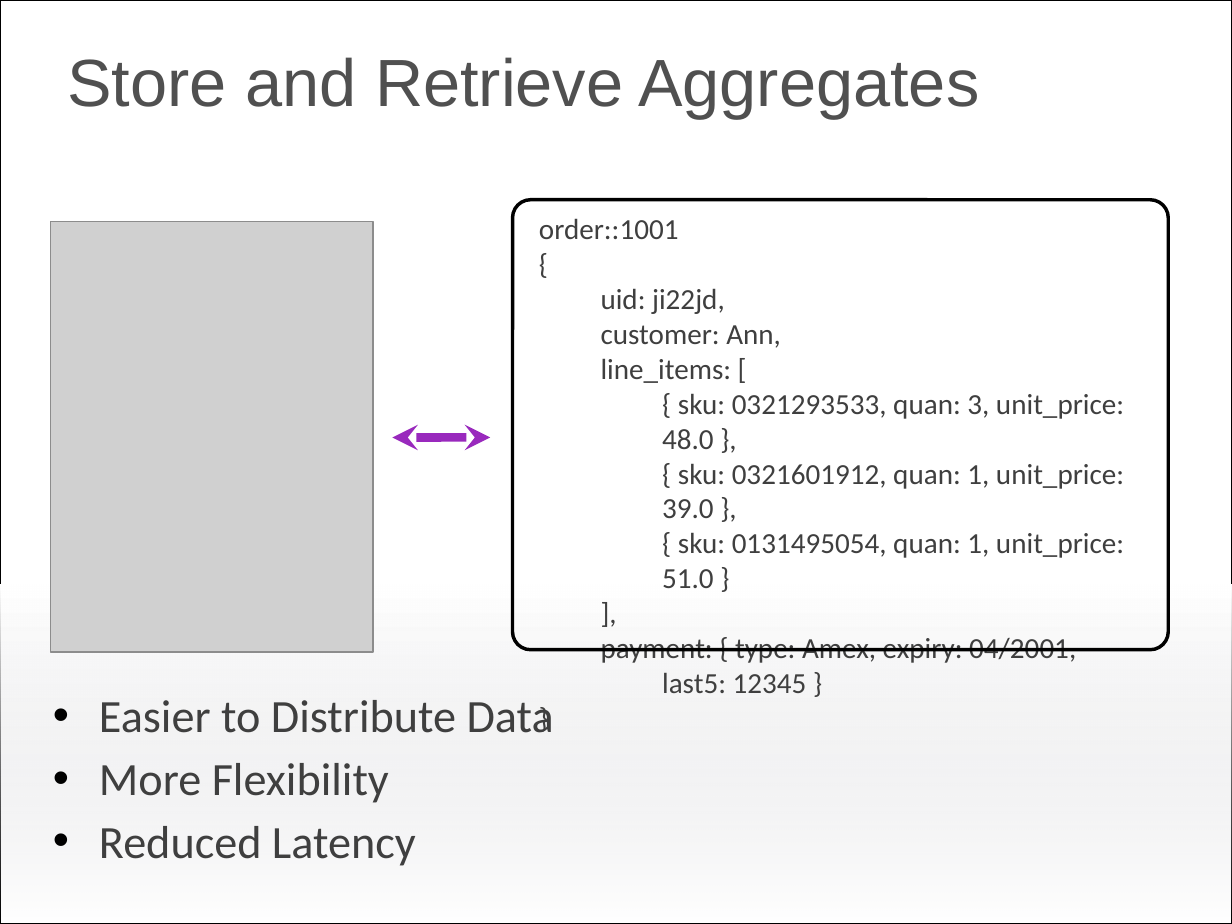
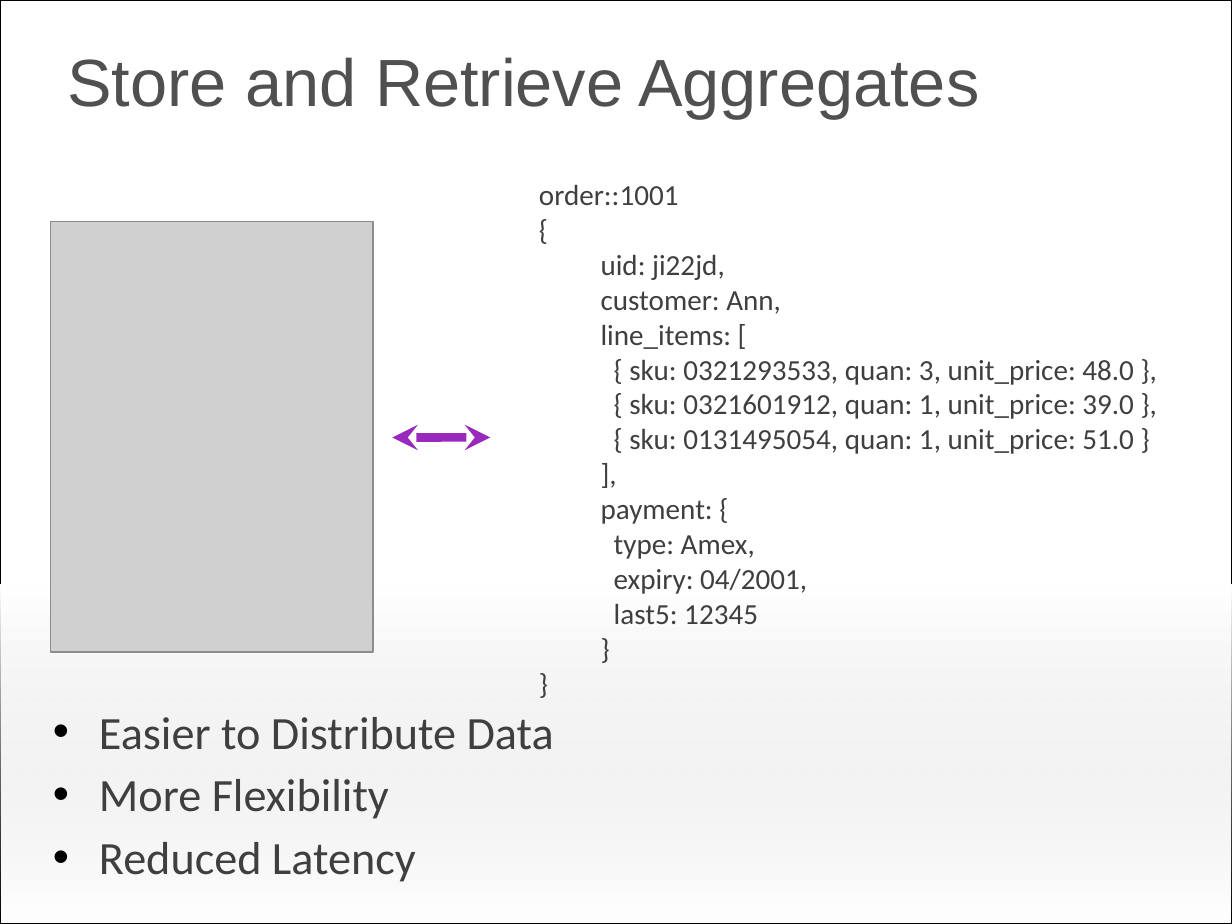
Before and after one commit to subalakr/workshop, a slide deck: slide 9 of server/beginner/presentations/3_data_modeling_with_couchbase.pptx. Drawn at 1232x924 pixels with LibreOffice and Linux fonts; fonts in the diff are those of the drawing; grey boxes stand for pictures; background and template pictures are left out. Boxes give left, top, right and bottom in pixels: in the first picture for what was removed or moved away, otherwise in the second. Text is boxed around its words. In the diff, an @@ line names an element or a change of style, - is before the commit and + after.

```diff
--- a/server/beginner/presentations/3_data_modeling_with_couchbase.pptx
+++ b/server/beginner/presentations/3_data_modeling_with_couchbase.pptx
@@ text in free at (536, 172, 1232, 701): paragraph added @@
+}
@@ free "order::1001": place and size @@
-free "order::1001" at (536, 207, 1177, 668)
+free "order::1001" at (536, 172, 1232, 701)
@@ rounded rectangle removed at (513, 200, 1168, 649) @@
@@ text in free at (629, 359, 1134, 454): list level 3 to 2 in "{ sku: 0321293533, quan: 3, ..."; list level 3 to 2 in "{ sku: 0321601912, quan: 1, ..."; list level 3 to 2 in "{ sku: 0131495054, quan: 1, ..."; list level 1 to 2 in "}" @@
@@ text in free at (601, 500, 807, 624): text changed @@
-  payment: { type: Amex, expiry: 04/2001,
-    last5: 12345 }
+  payment: {
+  type: Amex,
+  expiry: 04/2001,
+  last5: 12345
@@ free "Easier to Distribute Data": place and size @@
-free "Easier to Distribute Data" at (48, 681, 588, 908)
+free "Easier to Distribute Data" at (48, 697, 588, 924)
```
Also in this commit, not shown: 6 other slides changed, 2 slides added, 5 slides removed, 1 other file.
